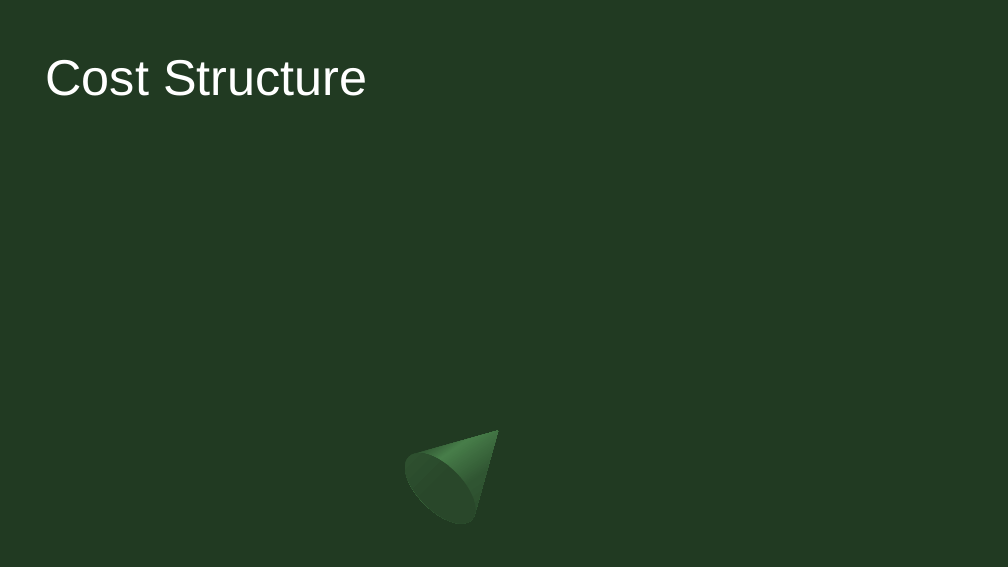
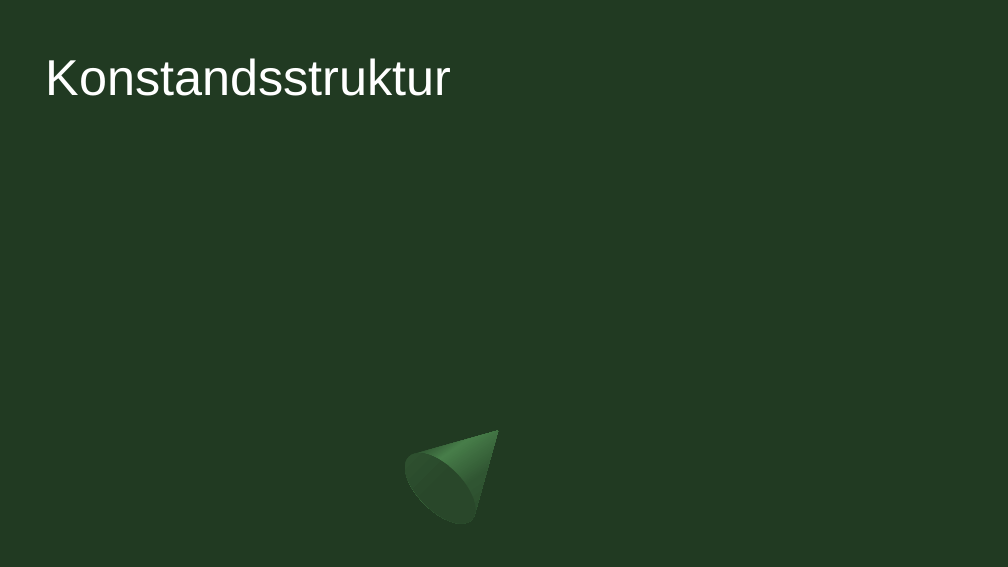
Before and after one commit to Sjofil/HASAB-IDA3, a slide deck: slide 9 of Business Canvas Model/Business canvas model.pptx. Drawn at 1008x567 pixels with LibreOffice and Linux fonts; fonts in the diff are those of the drawing. Boxes give left, top, right and bottom in pixels: in the first picture for what was removed or moved away, otherwise in the second. Text is boxed around its words. In the diff, an @@ line names an element or a change of style, - is before the commit and + after.

```diff
--- a/Business Canvas Model/Business canvas model.pptx
+++ b/Business Canvas Model/Business canvas model.pptx
@@ title at [46,58,452,96]: text changed @@
-Cost Structure
+Konstandsstruktur
```
Also in this commit, not shown: 6 other slides changed, 3 slides added, 3 slides removed.
